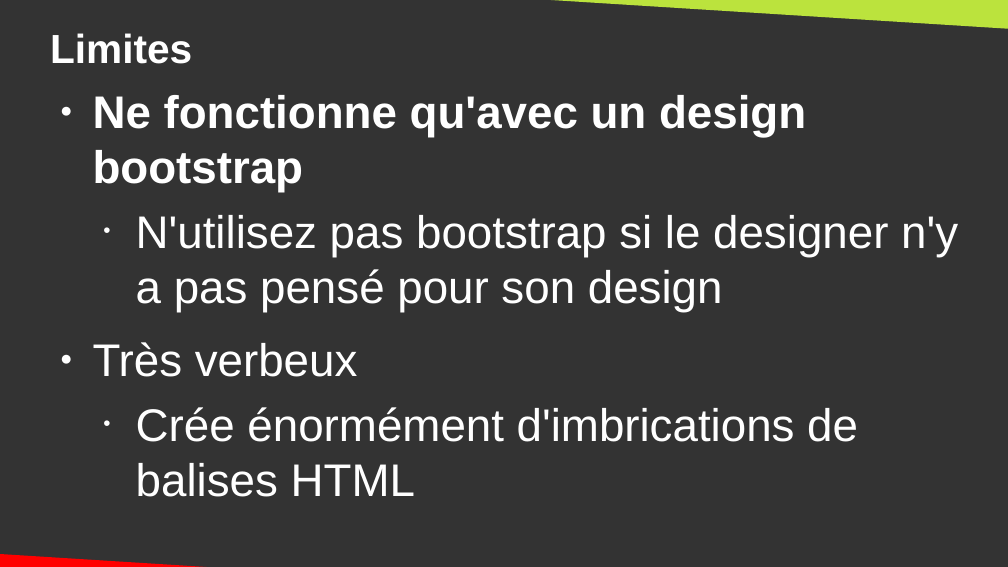
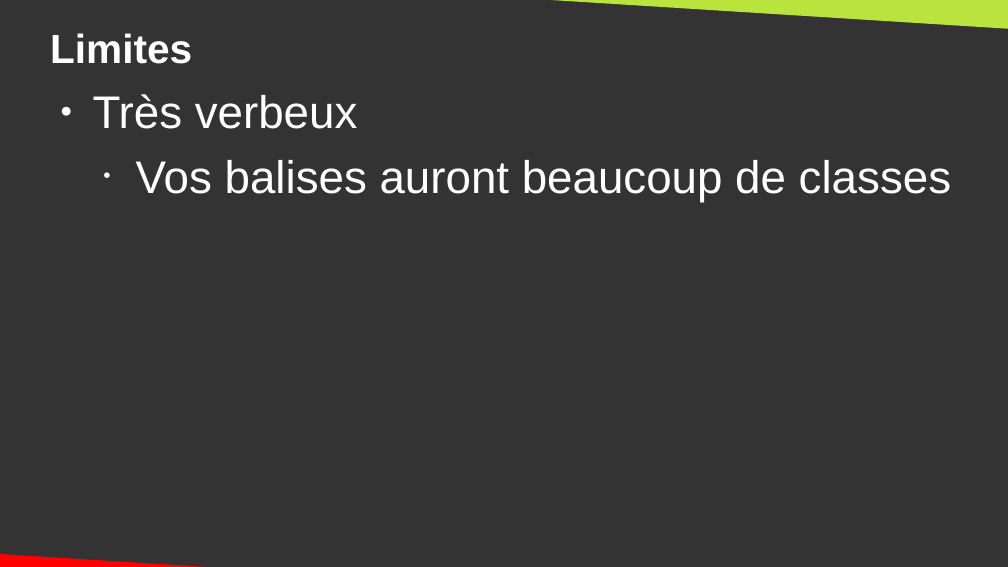
Before and after one commit to DanYellow/cours, a slide deck: slide 15 of integration-web-s2/cours-magistraux/numero-1/presentation.odp (slide 13 before the commit). Drawn at 1008x567 pixels with LibreOffice and Linux fonts; fonts in the diff are those of the drawing. Boxes give left, top, right and bottom in pixels: in the first picture for what was removed or moved away, otherwise in the second. Text is boxed around its words. In the diff, an @@ line names an element or a change of style, - is before the commit and + after.

```diff
--- a/integration-web-s2/cours-magistraux/numero-1/presentation.odp
+++ b/integration-web-s2/cours-magistraux/numero-1/presentation.odp
@@ text at (x1=93, y1=95, x2=958, y2=312): paragraphs removed @@
-● Ne fonctionne qu'avec un design bootstrap
-  • N'utilisez pas bootstrap si le designer n'y a pas pensé pour son design
@@ text at (x1=136, y1=160, x2=951, y2=203): text changed @@
-  • Crée énormément d'imbrications de balises HTML
+  • Vos balises auront beaucoup de classes
```
Also in this commit, not shown: 2 other slides changed, 2 slides added, 6 other files.
